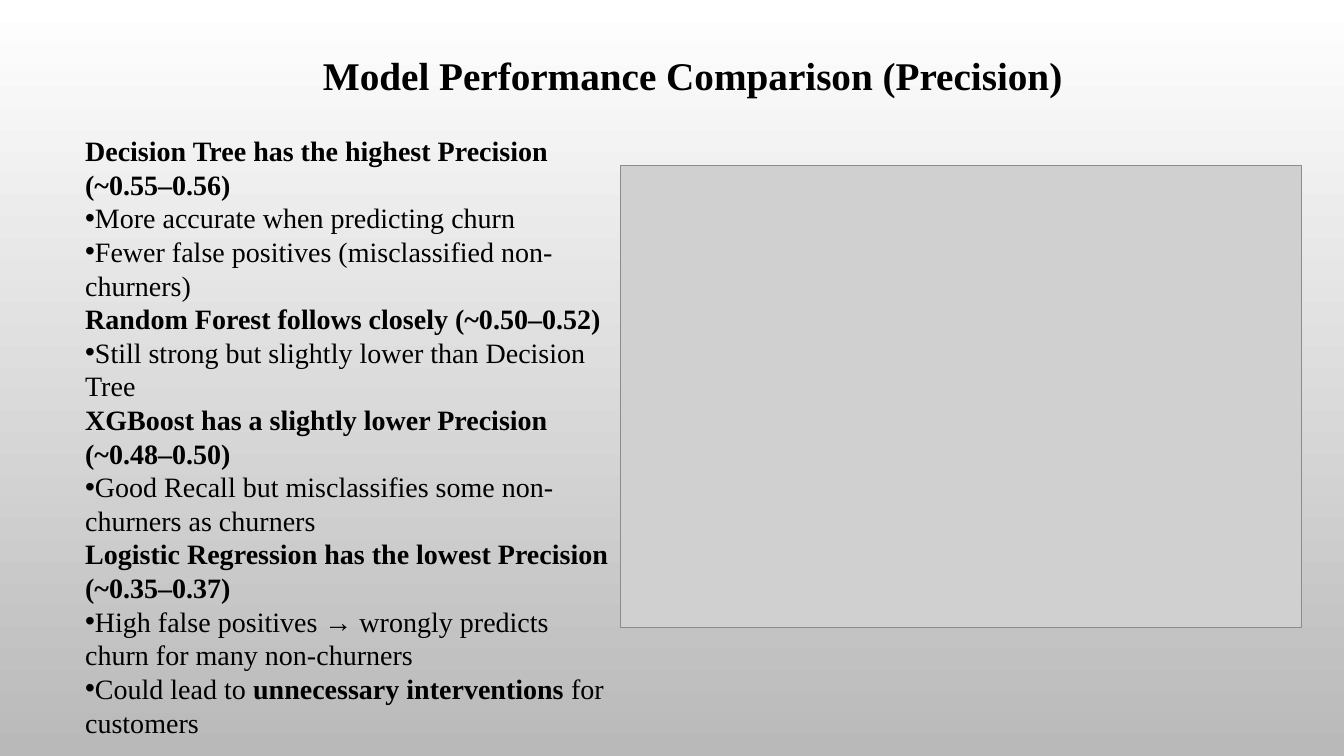
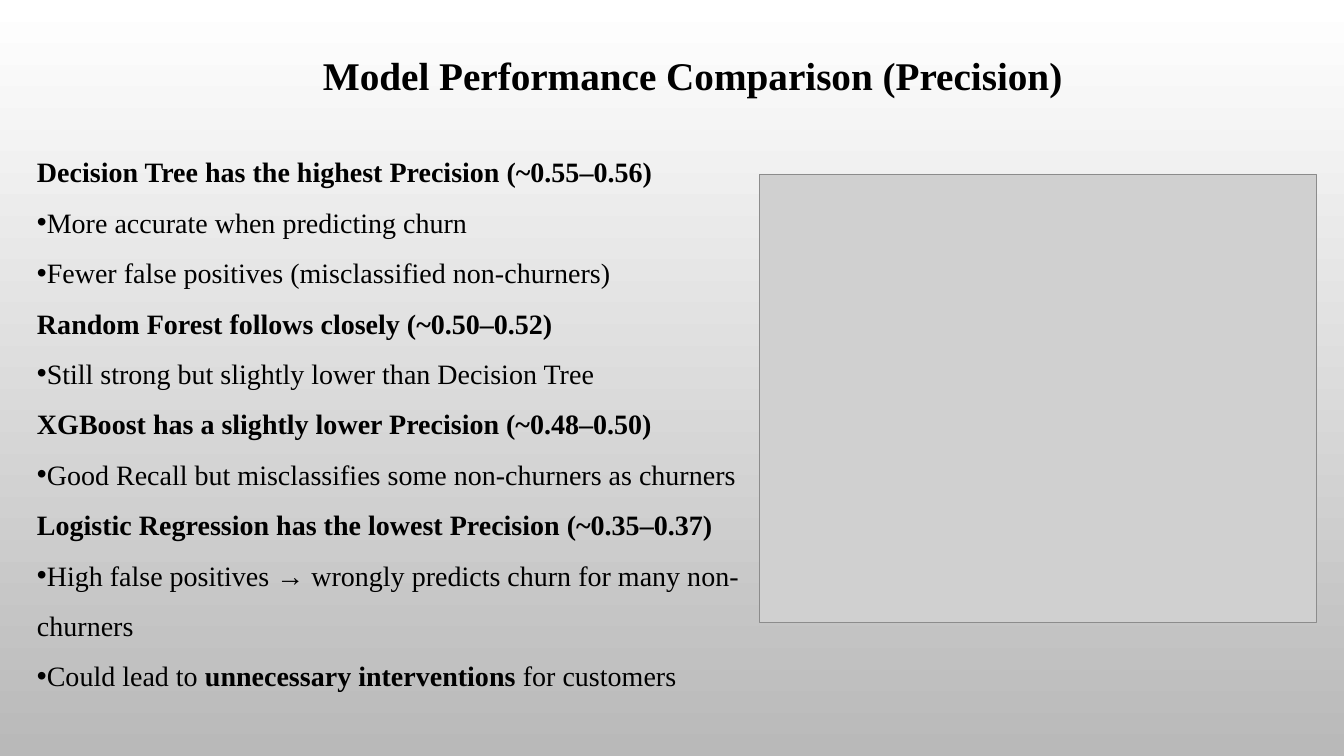
Before and after one commit to Maiya-Abdullahi/SyriaTel-Customer-Churn-Prediction, a slide deck: slide 6 of PowerPoint.pptx. Drawn at 1344x756 pixels with LibreOffice and Linux fonts; fonts in the diff are those of the drawing; grey boxes stand for pictures; background and template pictures are left out. Boxes give left, top, right and bottom in pixels: in the first picture for what was removed or moved away, otherwise in the second. Text is boxed around its words. In the diff, an @@ line names an element or a change of style, - is before the commit and + after.

```diff
--- a/PowerPoint.pptx
+++ b/PowerPoint.pptx
@@ text "Decision Tree has the highest ..." moved from (x1=85, y1=141, x2=608, y2=734) to (x1=37, y1=162, x2=738, y2=692) @@
@@ text "Decision Tree has the highest ..." at (x1=37, y1=162, x2=738, y2=692): line spacing 1 to 1.5 @@
@@ picture resized from (x1=620, y1=165, x2=1302, y2=627) to (x1=760, y1=174, x2=1318, y2=623) @@
```
Also in this commit, not shown: 12 other slides changed.
